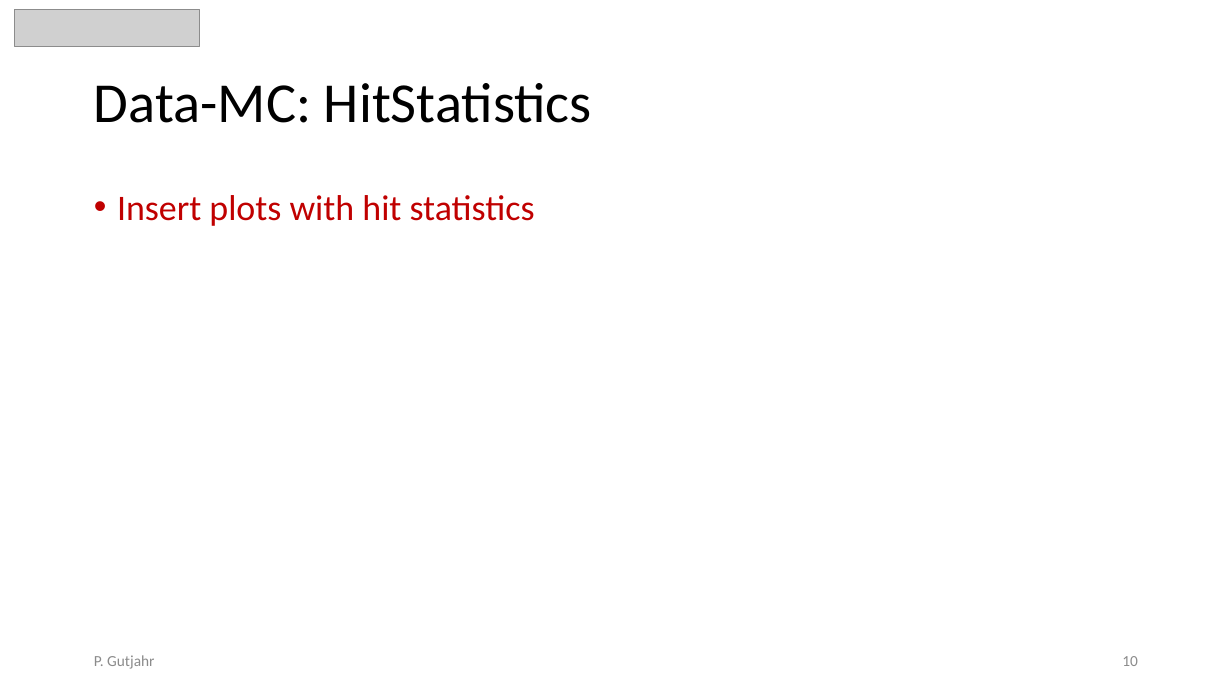
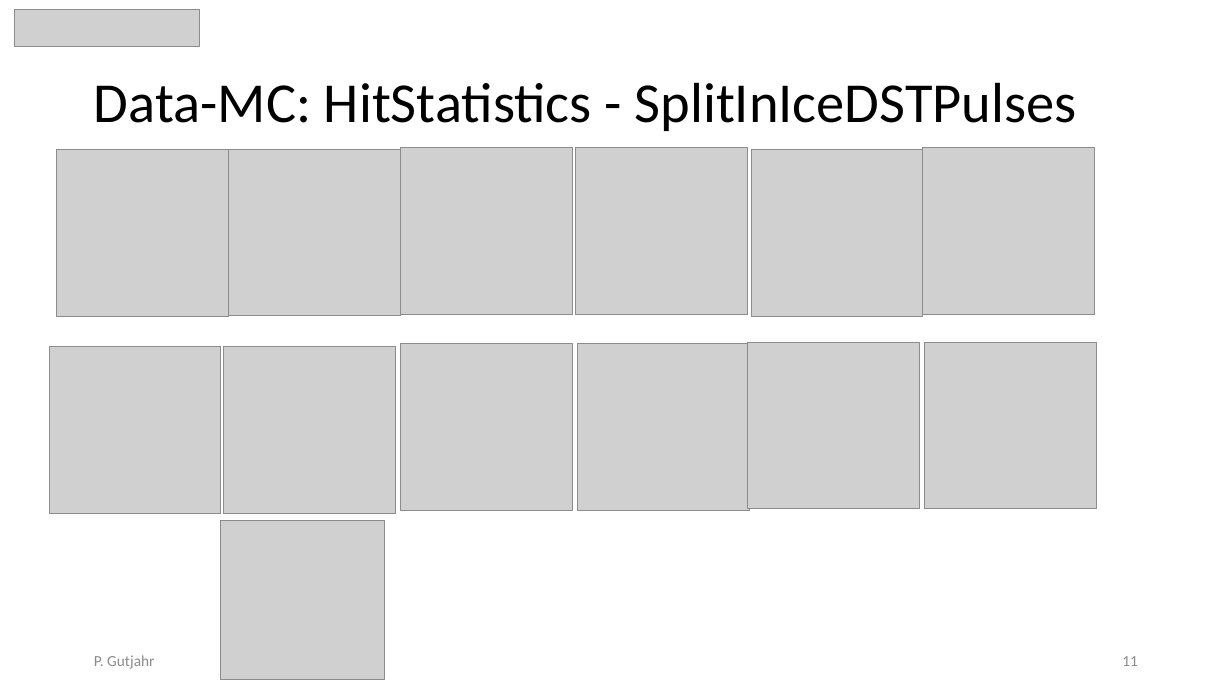
Before and after one commit to pascalgutjahr/presentations, a slide deck: slide 11 of cr_group/cr_call_2023_09_22.pptx (slide 10 before the commit). Drawn at 1232x693 pixels with LibreOffice and Linux fonts; fonts in the diff are those of the drawing; grey boxes stand for pictures. Boxes give left, top, right and bottom in pixels: in the first picture for what was removed or moved away, otherwise in the second. Text is boxed around its words. In the diff, an @@ line names an element or a change of style, - is before the commit and + after.

```diff
--- a/cr_group/cr_call_2023_09_22.pptx
+++ b/cr_group/cr_call_2023_09_22.pptx
@@ title at bbox=[94, 82, 1077, 131]: text changed @@
-Data-MC: HitStatistics
+Data-MC: HitStatistics - SplitInIceDSTPulses
@@ picture added at bbox=[228, 149, 400, 315] @@
@@ picture added at bbox=[400, 148, 572, 314] @@
@@ picture added at bbox=[576, 148, 748, 314] @@
@@ picture added at bbox=[923, 148, 1095, 314] @@
@@ picture added at bbox=[56, 150, 228, 316] @@
@@ picture added at bbox=[751, 150, 923, 316] @@
@@ text removed at bbox=[117, 195, 535, 226] @@
-• Insert plots with hit statistics
@@ picture added at bbox=[49, 347, 221, 513] @@
@@ picture added at bbox=[224, 347, 396, 513] @@
@@ picture added at bbox=[400, 344, 572, 510] @@
@@ picture added at bbox=[578, 344, 750, 510] @@
@@ picture added at bbox=[748, 342, 920, 508] @@
@@ picture added at bbox=[925, 342, 1097, 508] @@
@@ picture added at bbox=[221, 520, 384, 679] @@
@@ page number at bbox=[1122, 656, 1138, 666]: text changed @@
-10
+11
```
Also in this commit, not shown: 9 other slides changed, 4 slides added, 1 slide removed.
